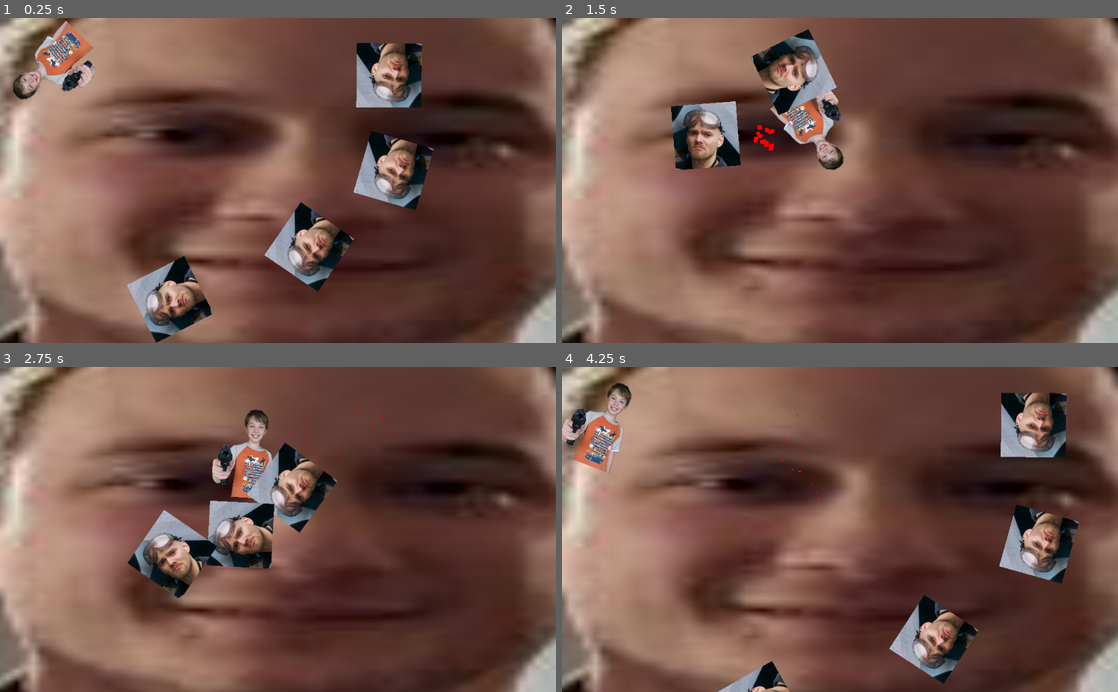
Above: before the commit, frames 1-4 (two rows, left to right).
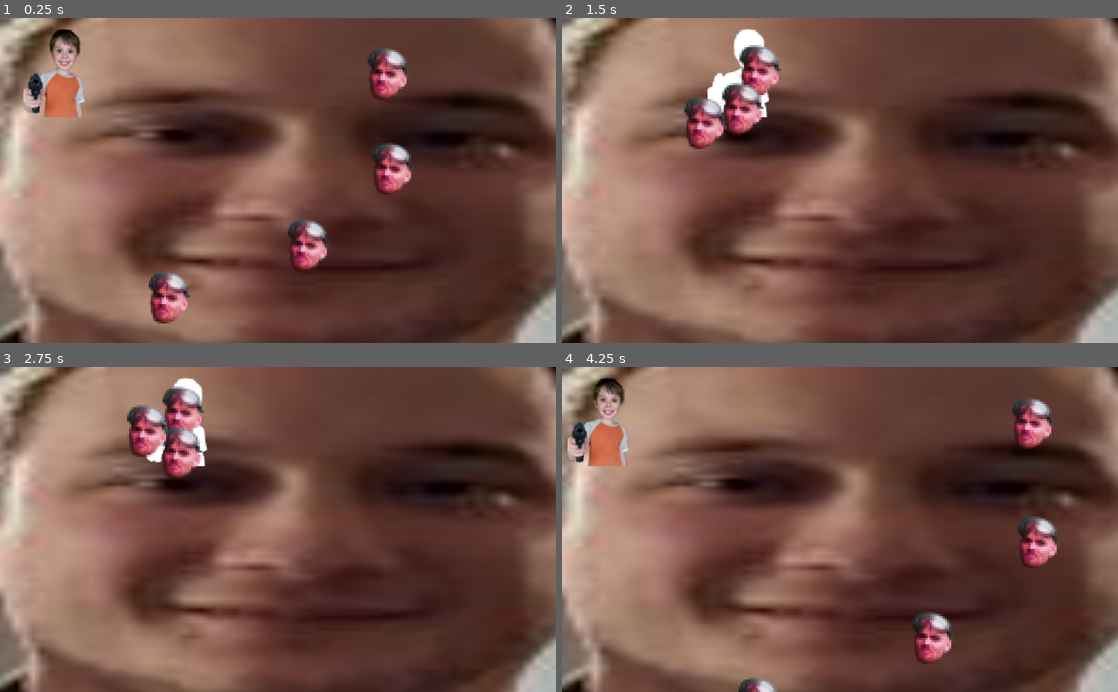
Above: after the commit, the same moments.

Repository: levidavidmurray/grant-game
Game: Godot game, scene res://World.tscn
The game is run twice, just before and just after one commit, with the same random seed, the same clock (stepped at 60 frames per second) and the same inputs. Sound files missing from this copy of the repository are replaced by a short silence.
Inputs (mouse positions are in pixels of both pictures, inside the frame that each line leads up to):
- Up to frame 1 (0.25 s): no input
- Up to frame 2 (1.5 s): move the mouse to (962, 164) at 0.52 s; hold D (right) 0.53-1.28 s; click (962, 164) at 0.6 s; move the mouse to (728, 196) at 1.27 s; hold S (down) from 1.28 s (still down); click (728, 196) at 1.35 s
- Up to frame 3 (2.75 s): move the mouse to (333, 458) at 2.02 s; release S (down) at 2.03 s; hold D (right) from 2.03 s (still down); click (333, 458) at 2.1 s
- Up to frame 4 (4.25 s): move the mouse to (812, 594) at 2.77 s; release D (right) at 2.78 s; hold W (up) 2.78-3.53 s; click (812, 594) at 2.85 s; move the mouse to (1006, 578) at 3.52 s; hold A (left) from 3.53 s (still down); click (1006, 578) at 3.6 s; tap R (restart) at 4.15 s

The runs differ from the first frame. In frame 1, 11% of the frame differs, in the area x 2-78%, y 0-100%; in frame 2, 7.9%; in frame 3, 11%; in frame 4, 9.3%.

Commit message:
Added death flash to player & enemies Improved art assets Other general improvements

Diff:
--- /dev/null
+++ b/Materials/Flash_Mat.tres
@@ -0,0 +1,21 @@
+[gd_resource type="ShaderMaterial" load_steps=2 format=2]
+
+[sub_resource type="Shader" id=3]
+code = "shader_type canvas_item;
+
+uniform float white_progress : hint_range(0,1) = 0;
+
+vec3 interpolate_vec3(vec3 start, vec3 end, float delta){
+    return start + (end - start) * delta;
+}
+
+void fragment(){
+    vec4 origin = texture(TEXTURE, UV);
+    COLOR.rgb = interpolate_vec3(origin.rgb, vec3(1,1,1), white_progress);
+    COLOR.a = origin.a;
+}"
+
+[resource]
+resource_local_to_scene = true
+shader = SubResource( 3 )
+shader_param/white_progress = 0.0
--- a/Prefabs/Bullet.tscn
+++ b/Prefabs/Bullet.tscn
@@ -1,6 +1,6 @@
 [gd_scene load_steps=4 format=2]
 
-[ext_resource path="res://Resources/Images/Screenshot 2022-11-23 231419.png" type="Texture" id=1]
+[ext_resource path="res://Resources/Images/middle-finger.png" type="Texture" id=1]
 [ext_resource path="res://Scripts/Bullet.gd" type="Script" id=2]
 
 [sub_resource type="RectangleShape2D" id=1]
--- a/Prefabs/Enemy.tscn
+++ b/Prefabs/Enemy.tscn
@@ -1,20 +1,68 @@
-[gd_scene load_steps=6 format=2]
+[gd_scene load_steps=10 format=2]
 
 [ext_resource path="res://Scripts/Enemy.gd" type="Script" id=1]
-[ext_resource path="res://Resources/Images/Screenshot 2022-11-23 225932.png" type="Texture" id=2]
+[ext_resource path="res://Resources/Images/levi.png" type="Texture" id=2]
 [ext_resource path="res://Resources/Sounds/Oof.wav" type="AudioStream" id=3]
+[ext_resource path="res://Materials/Flash_Mat.tres" type="Material" id=4]
 
-[sub_resource type="RectangleShape2D" id=1]
-extents = Vector2( 60, 55.5 )
+[sub_resource type="CircleShape2D" id=1]
+radius = 36.0312
 
-[sub_resource type="RectangleShape2D" id=2]
-extents = Vector2( 57, 51 )
+[sub_resource type="CircleShape2D" id=2]
+radius = 37.0
+
+[sub_resource type="Animation" id=7]
+resource_name = "DeathFlash"
+length = 0.2
+tracks/0/type = "value"
+tracks/0/path = NodePath(".:material:shader_param/white_progress")
+tracks/0/interp = 1
+tracks/0/loop_wrap = true
+tracks/0/imported = false
+tracks/0/enabled = true
+tracks/0/keys = {
+"times": PoolRealArray( 0 ),
+"transitions": PoolRealArray( 1 ),
+"update": 0,
+"values": [ 1.0 ]
+}
+
+[sub_resource type="Animation" id=5]
+resource_name = "HurtFlash"
+step = 0.05
+tracks/0/type = "value"
+tracks/0/path = NodePath(".:material:shader_param/white_progress")
+tracks/0/interp = 0
+tracks/0/loop_wrap = true
+tracks/0/imported = false
+tracks/0/enabled = true
+tracks/0/keys = {
+"times": PoolRealArray( 0, 0.25, 0.5, 0.75, 1 ),
+"transitions": PoolRealArray( 1, 1, 1, 1, 1 ),
+"update": 0,
+"values": [ 0.0, 1.0, 0.0, 1.0, 0.0 ]
+}
+
+[sub_resource type="Animation" id=6]
+length = 0.001
+tracks/0/type = "value"
+tracks/0/path = NodePath(".:material:shader_param/white_progress")
+tracks/0/interp = 1
+tracks/0/loop_wrap = true
+tracks/0/imported = false
+tracks/0/enabled = true
+tracks/0/keys = {
+"times": PoolRealArray( 0 ),
+"transitions": PoolRealArray( 1 ),
+"update": 0,
+"values": [ 0.0 ]
+}
 
 [node name="Enemy" type="KinematicBody2D" groups=["Enemy"]]
-position = Vector2( 505, 143 )
 script = ExtResource( 1 )
 
 [node name="Sprite" type="Sprite" parent="."]
+material = ExtResource( 4 )
 scale = Vector2( 0.5, 0.5 )
 texture = ExtResource( 2 )
 
@@ -25,12 +73,17 @@
 shape = SubResource( 1 )
 
 [node name="CollisionShape2D" type="CollisionShape2D" parent="."]
-position = Vector2( 0, 1 )
 shape = SubResource( 2 )
 
 [node name="DeathSound" type="AudioStreamPlayer2D" parent="."]
-position = Vector2( -100, -100 )
 stream = ExtResource( 3 )
 volume_db = -10.0
 
+[node name="AnimationPlayer" type="AnimationPlayer" parent="."]
+root_node = NodePath("../Sprite")
+playback_speed = 2.0
+anims/DeathFlash = SubResource( 7 )
+anims/HurtFlash = SubResource( 5 )
+anims/RESET = SubResource( 6 )
+
 [connection signal="body_entered" from="Area2D" to="." method="_on_Area2D_body_entered"]
--- a/Prefabs/Player.tscn
+++ b/Prefabs/Player.tscn
@@ -1,9 +1,10 @@
-[gd_scene load_steps=7 format=2]
+[gd_scene load_steps=9 format=2]
 
 [ext_resource path="res://Scripts/Player.gd" type="Script" id=1]
 [ext_resource path="res://Resources/Images/grant.png" type="Texture" id=2]
 [ext_resource path="res://Resources/Sounds/Laser_Gun_Shot_4.wav" type="AudioStream" id=3]
 [ext_resource path="res://Resources/Sounds/Character_Death_Voice_1.wav" type="AudioStream" id=4]
+[ext_resource path="res://Materials/Flash_Mat.tres" type="Material" id=5]
 
 [sub_resource type="RectangleShape2D" id=1]
 extents = Vector2( 32.5, 44.5 )
@@ -12,11 +13,29 @@
 radius = 20.0
 height = 28.0
 
+[sub_resource type="Animation" id=3]
+resource_name = "DeathFlash"
+length = 0.4
+step = 0.01
+tracks/0/type = "value"
+tracks/0/path = NodePath(".:material:shader_param/white_progress")
+tracks/0/interp = 0
+tracks/0/loop_wrap = true
+tracks/0/imported = false
+tracks/0/enabled = true
+tracks/0/keys = {
+"times": PoolRealArray( 0, 0.15, 0.3 ),
+"transitions": PoolRealArray( 1, 1, 1 ),
+"update": 0,
+"values": [ 1.0, 0.0, 1.0 ]
+}
+
 [node name="Player" type="KinematicBody2D"]
 position = Vector2( 100, 100 )
 script = ExtResource( 1 )
 
 [node name="Sprite" type="Sprite" parent="."]
+material = ExtResource( 5 )
 scale = Vector2( 0.25, 0.25 )
 texture = ExtResource( 2 )
 
@@ -41,4 +60,8 @@
 stream = ExtResource( 4 )
 volume_db = -10.0
 
+[node name="AnimationPlayer" type="AnimationPlayer" parent="."]
+root_node = NodePath("../Sprite")
+anims/DeathFlash = SubResource( 3 )
+
 [connection signal="body_entered" from="Area2D" to="." method="_on_Area2D_body_entered"]
--- a/Scripts/Enemy.gd
+++ b/Scripts/Enemy.gd
@@ -14,17 +14,33 @@
 		return
 
 	position += (player.position - position)/50
-	look_at(player.position)
+#	look_at(player.position)
 	move_and_collide(motion)
 
 func _process(delta) -> void:
-	if is_dead and !dp.emitting:
+	if is_dead and dp and !dp.emitting:
 		particles_played = true
 		print('Cleaning up', self.name)
 		# clean up particles
 		dp.queue_free()
 		# delete enemy
 		queue_free()
+
+
+func die() -> void:
+	is_dead = true
+
+	$DeathSound.play()
+
+	# disable colliders to prevent further triggers & collisions
+	get_node("CollisionShape2D").call_deferred('set', 'disabled', true)
+	get_node("Area2D").get_node("CollisionShape2D").call_deferred('set', 'disabled', true)
+
+	$AnimationPlayer.play("DeathFlash")
+
+	yield($AnimationPlayer, "animation_finished")
+	$Sprite.visible = false
+	create_particles()
 
 
 func create_particles() -> void:
@@ -34,17 +50,6 @@
 	get_tree().get_root().call_deferred("add_child", dp)
 
 
-func die() -> void:
-	create_particles()
-	is_dead = true
-
-	$DeathSound.play()
-	$Sprite.visible = false
-
-	# disable colliders to prevent further triggers & collisions
-	get_node("CollisionShape2D").call_deferred('set', 'disabled', true)
-	get_node("Area2D").get_node("CollisionShape2D").call_deferred('set', 'disabled', true)
-
 func _on_Area2D_body_entered(body):
 	if body.is_in_group("Bullet"):
 		body.queue_free() # delete bullet
--- a/Scripts/Player.gd
+++ b/Scripts/Player.gd
@@ -1,10 +1,13 @@
 extends KinematicBody2D
 
 signal bullet_shot
+signal death
+
+var bullet = preload("res://Prefabs/Bullet.tscn")
 
 var movespeed = 500
-var bullet_speed = 2000
-var bullet = preload("res://Prefabs/Bullet.tscn")
+var bullet_speed = 1500
+var is_dead: bool = false
 
 # Called when the node enters the scene tree for the first time.
 func _ready():
@@ -17,9 +20,16 @@
 		if Input.is_action_just_pressed("restart"):
 			print("")
 			print("==== RELOAD ====")
+			print(" --- ROOT --- ")
 			for _i in get_tree().get_root().get_children():
 				print(_i)
+			print(" --- WORLD --- ")
+			for _i in get_node("/root/World").get_children():
+				print(_i)
 			get_tree().reload_current_scene()
+			return
+
+		if is_dead:
 			return
 
 		if Input.is_action_pressed("up"):
@@ -33,7 +43,7 @@
 		motion = motion.normalized()
 		motion = move_and_slide(motion * movespeed)
 
-		look_at(get_global_mouse_position())
+		# look_at(get_global_mouse_position())
 
 		if Input.is_action_just_pressed("LMB"):
 			fire()
@@ -42,23 +52,37 @@
 			get_tree().quit()
 
 
+func set_colliders_enabled(enabled: bool) -> void:
+	var area = get_node("Area2D")
+	area.get_node("CollisionShape2D").call_deferred('set', 'disabled', !enabled)
+	area.get_node("CollisionShape2D2").call_deferred('set', 'disabled', !enabled)
+
 func fire():
 	emit_signal('bullet_shot')
 	$BulletSound.play()
-	var bullet_instance = bullet.instance()
+	var bullet_instance: RigidBody2D = bullet.instance()
+
+	var mouse_pos: Vector2 = get_global_mouse_position()
 	bullet_instance.position = get_global_position()
-	bullet_instance.rotation_degrees = rotation_degrees
-	bullet_instance.apply_impulse(Vector2(), Vector2(bullet_speed, 0).rotated(rotation))
+
+	var bullet_dir: Vector2 = (mouse_pos - bullet_instance.position).normalized()
+	# bullet_instance.rotation_degrees = rotation_degrees
+
+	bullet_instance.apply_impulse(Vector2(), bullet_dir * bullet_speed)
 	get_tree().get_root().call_deferred("add_child", bullet_instance)
 
 
-func kill():
+func die():
+	emit_signal('death')
+	is_dead = true
+	set_colliders_enabled(false)
+	$AnimationPlayer.play("DeathFlash")
 	$DeathSound.play()
 	yield($DeathSound, "finished")
+	yield($AnimationPlayer, "animation_finished")
 	get_tree().reload_current_scene()
 
 
 func _on_Area2D_body_entered(body):
 	if body.is_in_group("Enemy"):
-		print("levi")
-		kill()
+		die()
--- a/Scripts/PlayerCamera.gd
+++ b/Scripts/PlayerCamera.gd
@@ -12,6 +12,7 @@
 func _ready():
 	rng.randomize()
 	player.connect('bullet_shot', self, 'apply_shake')
+	player.connect('death', self, 'apply_shake')
 
 func _process(delta):
 	shake_strength = lerp(shake_strength, 0, SHAKE_DECAY_RATE * delta)
--- a/World.tscn
+++ b/World.tscn
@@ -3,7 +3,7 @@
 [ext_resource path="res://Prefabs/Player.tscn" type="PackedScene" id=1]
 [ext_resource path="res://Prefabs/Enemy.tscn" type="PackedScene" id=2]
 [ext_resource path="res://Scripts/PlayerCamera.gd" type="Script" id=3]
-[ext_resource path="res://Resources/Images/Screenshot 2022-11-24 024527.png" type="Texture" id=4]
+[ext_resource path="res://Resources/Images/johnny.png" type="Texture" id=4]
 
 [node name="World" type="Node2D"]
 
Binary file removed: Resources/Images/Screenshot 2022-11-23 225932.png
Binary file changed: Resources/Images/grant.png
Renamed: Resources/Images/Screenshot 2022-11-24 024527.png -> Resources/Images/johnny.png
Not shown, changed: Resources/Images/johnny.png.import
Binary file added: Resources/Images/levi copy.png
Not shown, changed: Resources/Images/levi copy.png.import
Binary file added: Resources/Images/levi.png
Not shown, changed: Resources/Images/levi.png.import
Renamed: Resources/Images/Screenshot 2022-11-23 231419.png -> Resources/Images/middle-finger.png
Not shown, added: Resources/Images/middle-finger.png.import
Not shown, changed: Resources/Images/grant.psd
Not shown, added: Resources/Images/levi.psd
